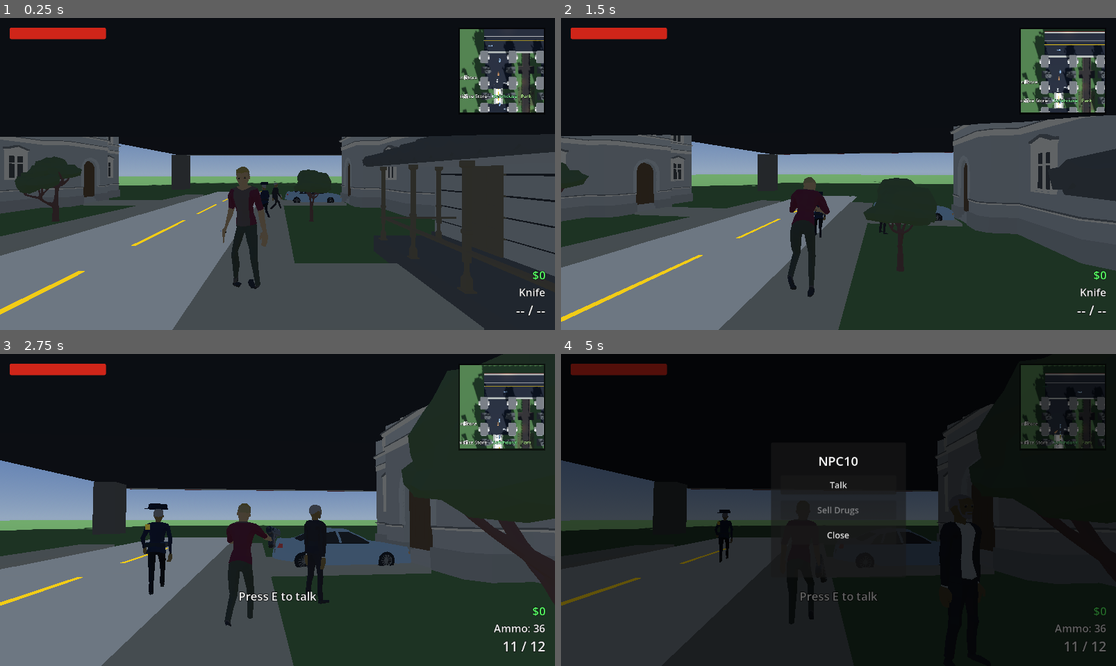
Above: before the commit, frames 1-4 (two rows, left to right).
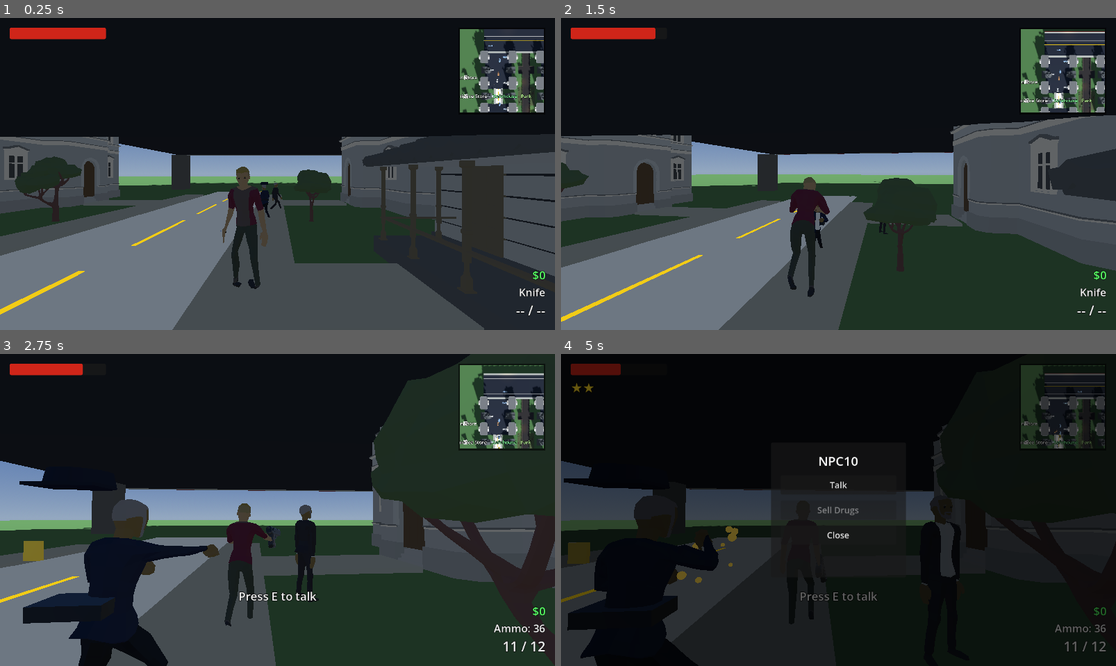
Above: after the commit, the same moments.

Repository: xena3222121/GTACloneAJFORK
Game: Godot game, scene res://scenes/World.tscn
Two runs of this game, one before a commit and one after it. Both use one fixed random seed, a clock stepped at 60 frames per second and the inputs below.
Inputs (mouse positions are in pixels of both pictures, inside the frame that each line leads up to):
- Up to frame 1 (0.25 s): no input
- Up to frame 2 (1.5 s): tap Enter at 0.5 s; move the mouse to (866, 174) at 0.52 s; hold W from 0.53 s (still down); tap R at 0.6 s; click (866, 174) at 0.67 s; tap Space at 0.77 s; move the mouse to (810, 174) at 1.27 s; tap 1 at 1.35 s; click (810, 174) at 1.42 s
- Up to frame 3 (2.75 s): keep holding W; tap Space at 1.52 s; move the mouse to (288, 503) at 2.02 s; tap 2 at 2.1 s; click (288, 503) at 2.17 s
- Up to frame 4 (5 s): tap E at 2.75, 3.5, 4.25, 4.35 s; move the mouse to (832, 516) at 2.77 s; tap 3 at 2.85 s; click (832, 516) at 2.92 s; tap Space at 3.02, 3.77, 4.52 s; move the mouse to (1005, 556) at 3.52 s; release W at 3.53 s; hold A from 3.53 s (still down); tap 4 at 3.6 s; click (1005, 556) at 3.67 s; move the mouse to (672, 463) at 4.27 s; click (672, 463) at 4.42 s

The runs differ from the first frame. In frame 1, 0.3% of the frame differs, in the area x 51-92%, y 12-60%; in frame 2, 0.3%; in frame 3, 18%, in the area x 0-100%, y 0-100%; in frame 4, 10%.

Commit message:
Fix the high/medium-impact issues from the codebase audit
High impact:
- Job board contracts now have a 60s cooldown after completion, matching
  register.gd's pattern - previously completing one instantly re-armed the
  board, letting a player chain $150-300 payouts far faster than any other
  money loop.
- Stolen parked cars get real engine audio (matching car.gd/traffic_car.gd)
  and are now covered by ramp_assist.gd - previously they'd stall/fall
  through on the freeway ramps since that system only checked the
  "vehicles"/"traffic_cars" groups, not "parked_vehicles".
- Added 4 more hand-placed officers covering the two newer neighborhoods
  (Midtown/Eastside) - police presence was never scaled up when the city
  was tripled in size, leaving those neighborhoods with zero ambient cops.
- Dying with the Store or NPC menu open now force-closes it - previously
  take_damage()/die() weren't gated by menu_open, so a stray hit while
  browsing either menu left it stuck on screen over the death screen.

Medium impact:
- Dealer hire state and bought outfit tints now persist through save/load
  (previously silently reset, inconsistent with weapons/ammo persisting).
- Job board contracts can no longer target your own hired dealer.
- Getting drunk (bar_drink.gd) now has actual player-facing feedback - a
  gentle camera roll/pitch sway plus a fading HUD tint, instead of only
  quietly affecting one aggro-chance roll in npc.gd.
- Minimap now labels the two new neighborhoods, and the active job board
  contract target gets its own minimap marker - the city is much bigger
  now and neither had any way-finding aid.

All verified headless (no game window) end to end.

Co-Authored-By: Claude Sonnet 5 <noreply@anthropic.com>

Diff:
--- a/scenes/Player.tscn
+++ b/scenes/Player.tscn
@@ -363,6 +363,17 @@
 vertical_alignment = 1
 visible = false
 
+[node name="DrunkOverlay" type="ColorRect" parent="HUD"]
+layout_mode = 3
+anchors_preset = 15
+anchor_right = 1.0
+anchor_bottom = 1.0
+grow_horizontal = 2
+grow_vertical = 2
+mouse_filter = 2
+color = Color(0.55, 0.75, 0.25, 1)
+modulate = Color(1, 1, 1, 0)
+
 [node name="InteractPromptLabel" type="Label" parent="HUD"]
 anchors_preset = 5
 anchor_left = 0.5
--- a/scenes/World.tscn
+++ b/scenes/World.tscn
@@ -1729,6 +1729,18 @@
 [node name="Police4" parent="Police" instance=ExtResource("22")]
 transform = Transform3D(1, 0, 0, 0, 1, 0, 0, 0, 1, 20, 0.1, 46)
 
+[node name="Police5" parent="Police" instance=ExtResource("22")]
+transform = Transform3D(1, 0, 0, 0, 1, 0, 0, 0, 1, 123.9, 0.1, -35)
+
+[node name="Police6" parent="Police" instance=ExtResource("22")]
+transform = Transform3D(1, 0, 0, 0, 1, 0, 0, 0, 1, 116.1, 0.1, 20)
+
+[node name="Police7" parent="Police" instance=ExtResource("22")]
+transform = Transform3D(1, 0, 0, 0, 1, 0, 0, 0, 1, 183.9, 0.1, -35)
+
+[node name="Police8" parent="Police" instance=ExtResource("22")]
+transform = Transform3D(1, 0, 0, 0, 1, 0, 0, 0, 1, 176.1, 0.1, 20)
+
 [node name="ShotgunPickup" parent="." instance=ExtResource("23")]
 transform = Transform3D(1, 0, 0, 0, 1, 0, 0, 0, 1, 2, 0.4, -20)
 
@@ -2943,6 +2955,28 @@
 modulate = Color(0.75, 1, 0.6, 1)
 text = "Park"
 
+[node name="MapLabelMidtown" type="Label3D" parent="."]
+transform = Transform3D(1, 0, 0, 0, 1, 0, 0, 0, 1, 120, 15, 0)
+layers = 524288
+billboard = 1
+no_depth_test = true
+font_size = 64
+outline_size = 12
+pixel_size = 0.08
+modulate = Color(0.85, 0.85, 1, 1)
+text = "Midtown"
+
+[node name="MapLabelEastside" type="Label3D" parent="."]
+transform = Transform3D(1, 0, 0, 0, 1, 0, 0, 0, 1, 180, 15, 0)
+layers = 524288
+billboard = 1
+no_depth_test = true
+font_size = 64
+outline_size = 12
+pixel_size = 0.08
+modulate = Color(0.85, 0.85, 1, 1)
+text = "Eastside"
+
 [node name="GrassWest" type="MeshInstance3D" parent="Park"]
 transform = Transform3D(1, 0, 0, 0, 1, 0, 0, 0, 1, 23.5, 0.025, 0)
 mesh = SubResource("BoxMesh_park_grass")
--- a/scripts/job_board.gd
+++ b/scripts/job_board.gd
@@ -12,10 +12,16 @@
 const REWARD_MIN := 150
 const REWARD_MAX := 300
 const TARGET_COLOR := Color(1.0, 0.35, 0.05)
+# Matches register.gd's own cooldown pattern - without this, completing a
+# contract immediately re-armed the board, letting a player chain $150-300
+# payouts far faster than any other money loop in the game.
+const COOLDOWN := 60.0
 
 var prompt_text := "Press E for a contract"
 var active_target: Node3D = null
 var contracted_player: Node3D = null
+var cooldown_timer := 0.0
+var target_marker: Label3D = null
 
 func _ready() -> void:
 	body_entered.connect(_on_body_entered)
@@ -29,13 +35,20 @@
 	if body.has_method("clear_nearby_interactable"):
 		body.clear_nearby_interactable(self)
 
-func _process(_delta: float) -> void:
+func _process(delta: float) -> void:
 	if active_target and (not is_instance_valid(active_target) or active_target.dead):
 		_complete_contract()
+	if cooldown_timer > 0.0:
+		cooldown_timer = max(0.0, cooldown_timer - delta)
+		prompt_text = "Contract board cooling down..."
+	elif not active_target:
+		prompt_text = "Press E for a contract"
 
 func interact(player: Node3D) -> void:
 	if active_target and is_instance_valid(active_target) and not active_target.dead:
 		prompt_text = "Contract active - find the glowing orange target"
+		return
+	if cooldown_timer > 0.0:
 		return
 	contracted_player = player
 	_assign_contract()
@@ -43,7 +56,7 @@
 func _assign_contract() -> void:
 	var candidates: Array = []
 	for npc in get_tree().get_nodes_in_group("civilians"):
-		if is_instance_valid(npc) and not npc.dead:
+		if is_instance_valid(npc) and not npc.dead and npc.get("is_dealer") != true:
 			candidates.append(npc)
 	if candidates.is_empty():
 		prompt_text = "No targets available right now"
@@ -58,6 +71,22 @@
 	_tint_recursive(active_target.get_node("Model"), mat)
 	prompt_text = "Contract: kill the glowing orange target"
 
+	# The city's a lot bigger than one screen now (4 neighborhoods) - the
+	# in-world glow only helps once you're already close. A minimap-only
+	# marker (same dedicated render layer the shop/landmark labels use, see
+	# minimap_camera.gd) gives an actual way-finding aid.
+	target_marker = Label3D.new()
+	target_marker.text = "TARGET"
+	target_marker.layers = 524288
+	target_marker.billboard = BaseMaterial3D.BILLBOARD_ENABLED
+	target_marker.no_depth_test = true
+	target_marker.font_size = 64
+	target_marker.outline_size = 12
+	target_marker.pixel_size = 0.08
+	target_marker.modulate = TARGET_COLOR
+	target_marker.position = Vector3(0, 2.2, 0)
+	active_target.add_child(target_marker)
+
 func _tint_recursive(node: Node, mat: Material) -> void:
 	if node is MeshInstance3D:
 		(node as MeshInstance3D).material_override = mat
@@ -67,5 +96,9 @@
 func _complete_contract() -> void:
 	if contracted_player and is_instance_valid(contracted_player) and contracted_player.has_method("add_money"):
 		contracted_player.add_money(randi_range(REWARD_MIN, REWARD_MAX))
+	if target_marker and is_instance_valid(target_marker):
+		target_marker.queue_free()
+	target_marker = null
 	active_target = null
-	prompt_text = "Contract complete! Press E for another"
+	cooldown_timer = COOLDOWN
+	prompt_text = "Contract complete! Board's cooling down"
--- a/scripts/parked_car.gd
+++ b/scripts/parked_car.gd
@@ -28,10 +28,37 @@
 # body moves at all.
 var driver: Node3D = null
 var drive_speed := 0.0
+var engine_audio: AudioStreamPlayer3D
+
+# Same real recorded engine loop as car.gd/traffic_car.gd - a parked car
+# that gets stolen was silent while every other drivable car got real
+# engine audio this session.
+const ENGINE_LOOP_PATH := "res://Audio/Ambience/car_engine_loop.wav"
 
 func _ready() -> void:
 	health = max_health
 	add_to_group("parked_vehicles")
+	_setup_engine_audio()
+
+func _setup_engine_audio() -> void:
+	engine_audio = AudioStreamPlayer3D.new()
+	engine_audio.unit_size = 20.0
+	engine_audio.volume_db = -14.0
+	var stream: AudioStreamWAV = (load(ENGINE_LOOP_PATH) as AudioStreamWAV).duplicate()
+	stream.loop_mode = AudioStreamWAV.LOOP_FORWARD
+	engine_audio.stream = stream
+	add_child(engine_audio)
+
+func _update_engine_audio() -> void:
+	if destroyed or not driver:
+		if engine_audio.playing:
+			engine_audio.stop()
+		return
+	var speed_ratio: float = clamp(absf(drive_speed) / DRIVE_MAX_SPEED, 0.0, 1.0)
+	engine_audio.pitch_scale = lerp(0.8, 2.0, speed_ratio)
+	engine_audio.volume_db = lerp(-14.0, -6.0, speed_ratio)
+	if not engine_audio.playing:
+		engine_audio.play()
 
 func _get_or_create_marker(marker_name: String, local_pos: Vector3) -> Marker3D:
 	if has_node(marker_name):
@@ -50,6 +77,7 @@
 	drive_speed = 0.0
 
 func _physics_process(delta: float) -> void:
+	_update_engine_audio()
 	if destroyed or not driver:
 		return
 
--- a/scripts/player.gd
+++ b/scripts/player.gd
@@ -152,6 +152,7 @@
 @onready var wanted_label: Label = $HUD/WantedLabel
 @onready var drugs_label: Label = $HUD/DrugsLabel
 @onready var interact_prompt_label: Label = $HUD/InteractPromptLabel
+@onready var drunk_overlay: ColorRect = $HUD/DrunkOverlay
 @onready var store_menu: Control = $HUD/StoreMenu
 @onready var buy_ammo_button: Button = $HUD/StoreMenu/Panel/VBox/BuyAmmoButton
 @onready var buy_shotgun_button: Button = $HUD/StoreMenu/Panel/VBox/BuyShotgunButton
@@ -203,6 +204,10 @@
 var death_cam_zooming := false
 var recoil_pitch := 0.0
 var current_weapon: int = Weapon.KNIFE
+# Alpha 0 means "stock outfit, no tint bought" - distinguishes that from a
+# legitimately dark purchased color when deciding whether to persist/reapply
+# an outfit on save/load.
+var outfit_tint := Color(0, 0, 0, 0)
 var has_shotgun := false
 var has_mac10 := false
 var pistol_ammo_in_mag := PISTOL_MAG_SIZE
@@ -214,6 +219,8 @@
 var money := 0
 var drugs := 0
 var drunk_timer := 0.0
+var drunk_sway_time := 0.0
+var drunk_pitch_sway := 0.0
 var menu_open := false
 var nearby_interactable: Node = null
 var current_npc: Node3D = null
@@ -497,8 +504,21 @@
 	fire_cooldown = max(0.0, fire_cooldown - delta)
 	vehicle_hit_cooldown = max(0.0, vehicle_hit_cooldown - delta)
 	drunk_timer = max(0.0, drunk_timer - delta)
+	# Getting drunk (bar_drink.gd) used to be completely invisible to the
+	# player - it only quietly nudged one aggro-chance roll in npc.gd. A
+	# gentle camera sway (roll for the "tipsy" wobble, a little pitch drift)
+	# plus a HUD tint gives it an actual felt effect.
+	var drunk_target_roll: float = sin(drunk_sway_time * 1.3) * 0.06 if drunk_timer > 0.0 else 0.0
+	var drunk_target_pitch: float = sin(drunk_sway_time * 1.7) * 0.04 if drunk_timer > 0.0 else 0.0
+	if drunk_timer > 0.0:
+		drunk_sway_time += delta
+	spring_arm.rotation.z = lerp(spring_arm.rotation.z, drunk_target_roll, 3.0 * delta)
+	drunk_pitch_sway = lerp(drunk_pitch_sway, drunk_target_pitch, 3.0 * delta)
+	if drunk_overlay:
+		drunk_overlay.modulate.a = clamp(drunk_timer, 0.0, 3.0) / 3.0 * 0.3
+
 	recoil_pitch = lerp(recoil_pitch, 0.0, min(1.0, RECOIL_RECOVERY * delta))
-	spring_arm.rotation.x = camera_pitch + recoil_pitch
+	spring_arm.rotation.x = camera_pitch + recoil_pitch + drunk_pitch_sway
 	if reload_timer > 0.0:
 		reload_timer = max(0.0, reload_timer - delta)
 
@@ -990,6 +1010,7 @@
 # Purely cosmetic - same recursive material_override trick police.gd's
 # _tint_uniform() uses to fake a uniform on the shared civilian model.
 func _set_outfit_tint(color: Color) -> void:
+	outfit_tint = color
 	var mat := StandardMaterial3D.new()
 	mat.albedo_color = color
 	_tint_outfit_recursive(model, mat)
@@ -1305,6 +1326,13 @@
 	dead = true
 	collision.disabled = true
 
+	# A stray hit while browsing either menu (take_damage isn't gated by
+	# menu_open) used to leave it stuck on screen over the death screen
+	# until restart, since neither menu was ever force-closed here.
+	if menu_open:
+		close_store_menu()
+		close_npc_menu()
+
 	if anim:
 		# The AnimationTree normally drives every pose each frame; switch it
 		# off so a direct play() on the death clip isn't immediately
--- a/scripts/ramp_assist.gd
+++ b/scripts/ramp_assist.gd
@@ -25,8 +25,9 @@
 func _physics_process(_delta: float) -> void:
 	var vehicles := get_tree().get_nodes_in_group("vehicles")
 	vehicles.append_array(get_tree().get_nodes_in_group("traffic_cars"))
+	vehicles.append_array(get_tree().get_nodes_in_group("parked_vehicles"))
 	for v in vehicles:
-		if not is_instance_valid(v):
+		if not is_instance_valid(v) or v.get("destroyed") == true:
 			continue
 		var pos: Vector3 = v.global_position
 		for ramp in RAMPS:
--- a/scripts/save_system.gd
+++ b/scripts/save_system.gd
@@ -16,8 +16,21 @@
 func has_save() -> bool:
 	return FileAccess.file_exists(SAVE_PATH)
 
+func _find_weed_plot(player: Node) -> Node:
+	return player.get_tree().get_first_node_in_group("weed_plot")
+
+# Not its own group - there's only ever one, and job_board.gd already finds
+# it the same way (filtering "civilians" by is_dealer) rather than adding a
+# dedicated group for a single node.
+func _find_dealer(player: Node) -> Node:
+	for npc in player.get_tree().get_nodes_in_group("civilians"):
+		if npc.get("is_dealer") == true:
+			return npc
+	return null
+
 func save_game(player: Node) -> void:
-	var weed := player.get_tree().get_first_node_in_group("weed_plot")
+	var weed := _find_weed_plot(player)
+	var dealer := _find_dealer(player)
 	var data := {
 		"money": player.money,
 		"drugs": player.drugs,
@@ -33,6 +46,8 @@
 		"mac10_reserve_ammo": player.mac10_reserve_ammo,
 		"weed_state": weed.state if weed else 0,
 		"weed_planted_at": weed.planted_at if weed else 0,
+		"dealer_hired": dealer.hired if dealer else false,
+		"outfit_tint": player.outfit_tint.to_html(true),
 	}
 	var file := FileAccess.open(SAVE_PATH, FileAccess.WRITE)
 	if file:
@@ -70,10 +85,20 @@
 	player.mac10_reserve_ammo = data.get("mac10_reserve_ammo", player.mac10_reserve_ammo)
 	player.current_weapon = data.get("current_weapon", player.current_weapon)
 
-	var weed := player.get_tree().get_first_node_in_group("weed_plot")
+	var weed := _find_weed_plot(player)
 	if weed:
 		weed.state = data.get("weed_state", weed.state)
 		weed.planted_at = data.get("weed_planted_at", weed.planted_at)
 
+	var dealer := _find_dealer(player)
+	if dealer and data.get("dealer_hired", false):
+		dealer.hire()
+
+	var outfit_html: String = data.get("outfit_tint", "")
+	if outfit_html != "" and player.has_method("_set_outfit_tint"):
+		var tint := Color.html(outfit_html)
+		if tint.a > 0.0:
+			player._set_outfit_tint(tint)
+
 	player.global_position = LOAD_SPAWN_POSITION
 	return true
